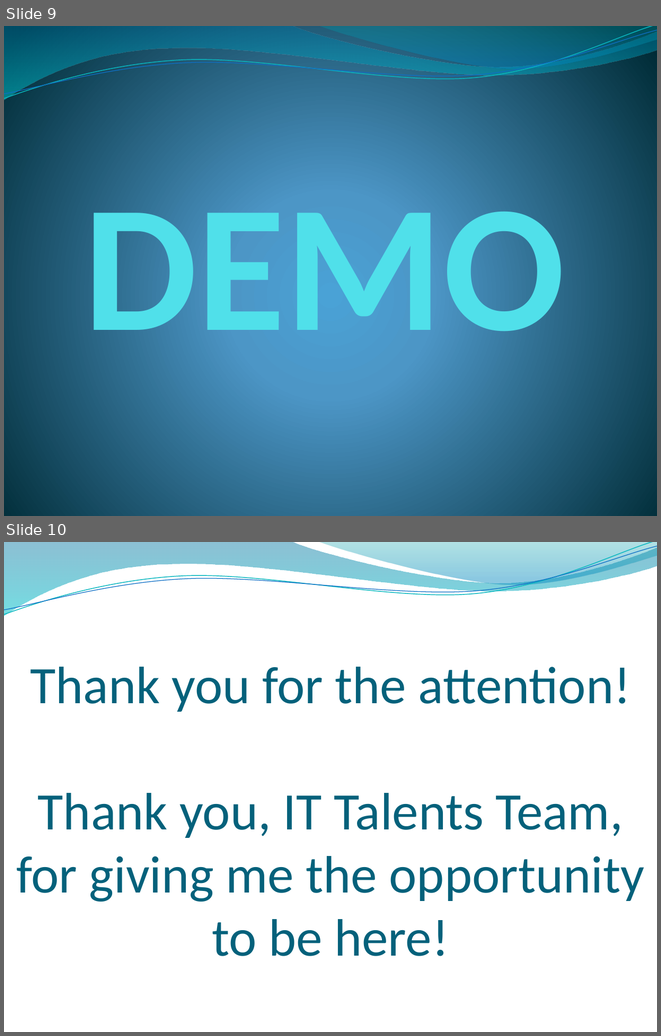
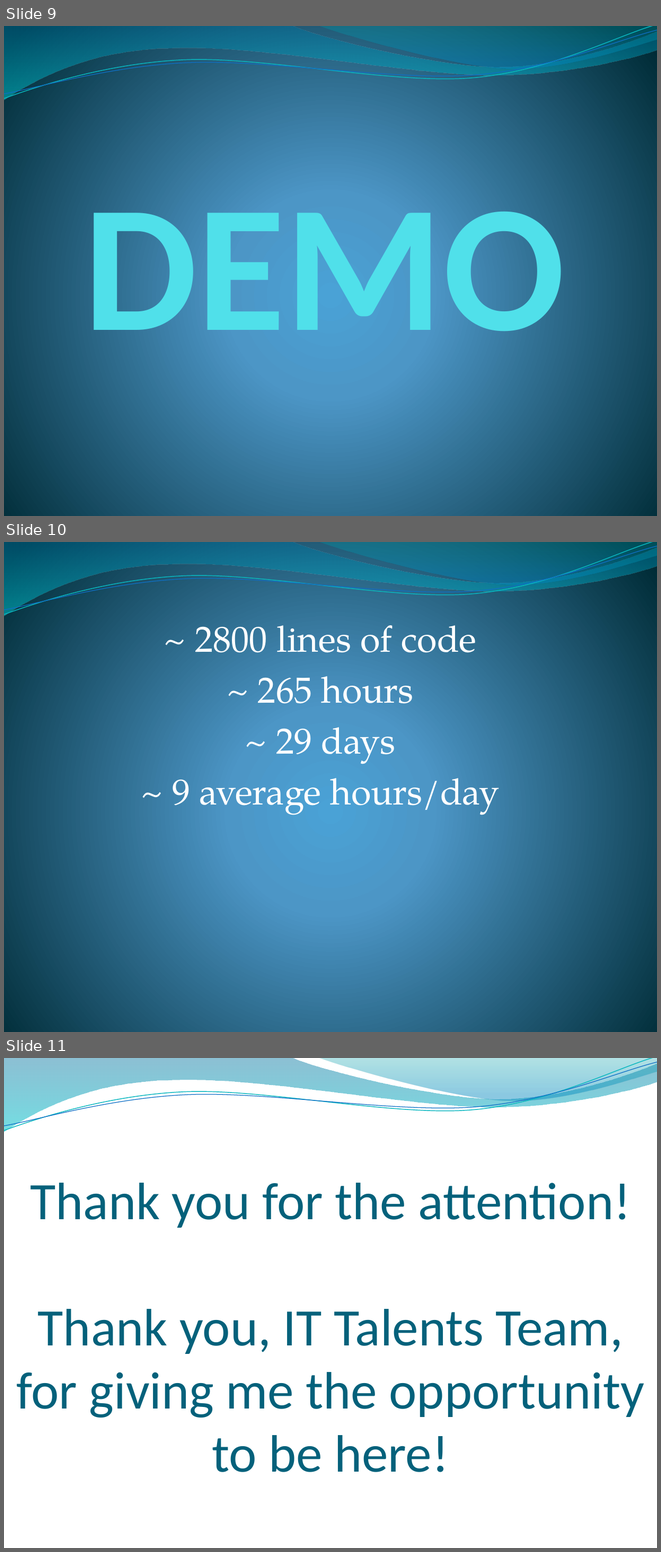
Before and after one commit to VasilVeselinov/Sportal-ITTalents-Project, a slide deck: ProjectSportaPresentation.pptx. Shown one above the other, each under a label of ours: slides 9 and 10 before the commit, slides 9, 10 and 11 after it. The pictures are 661x1036 and 661x1552 pixels, drawn with LibreOffice and Linux fonts; fonts in the diff are those of the drawing; background and template pictures are left out. Boxes give left, top, right and bottom in pixels: in the first picture for what was removed or moved away, otherwise in the second. Text is boxed around its words. In the diff, an @@ line names an element or a change of style, - is before the commit and + after.

```diff
--- a/ProjectSportaPresentation.pptx
+++ b/ProjectSportaPresentation.pptx
@@ slide 10 added at [4,542,657,1032], background gradient #4AA0D6 to #4C98C7 to #002C38; not listed: 4 template elements that a slide beside it also shows @@
@@ subtitle added at [172,625,500,815], 40 pt, text #FFFFFF @@
+~ 2800 lines of code
+~ 265 hours
+~ 29 days
+~ 9 average hours/day
@@ what was slide 10 is now slide 11 @@
```
Also in this commit, not shown: 22 other files.
